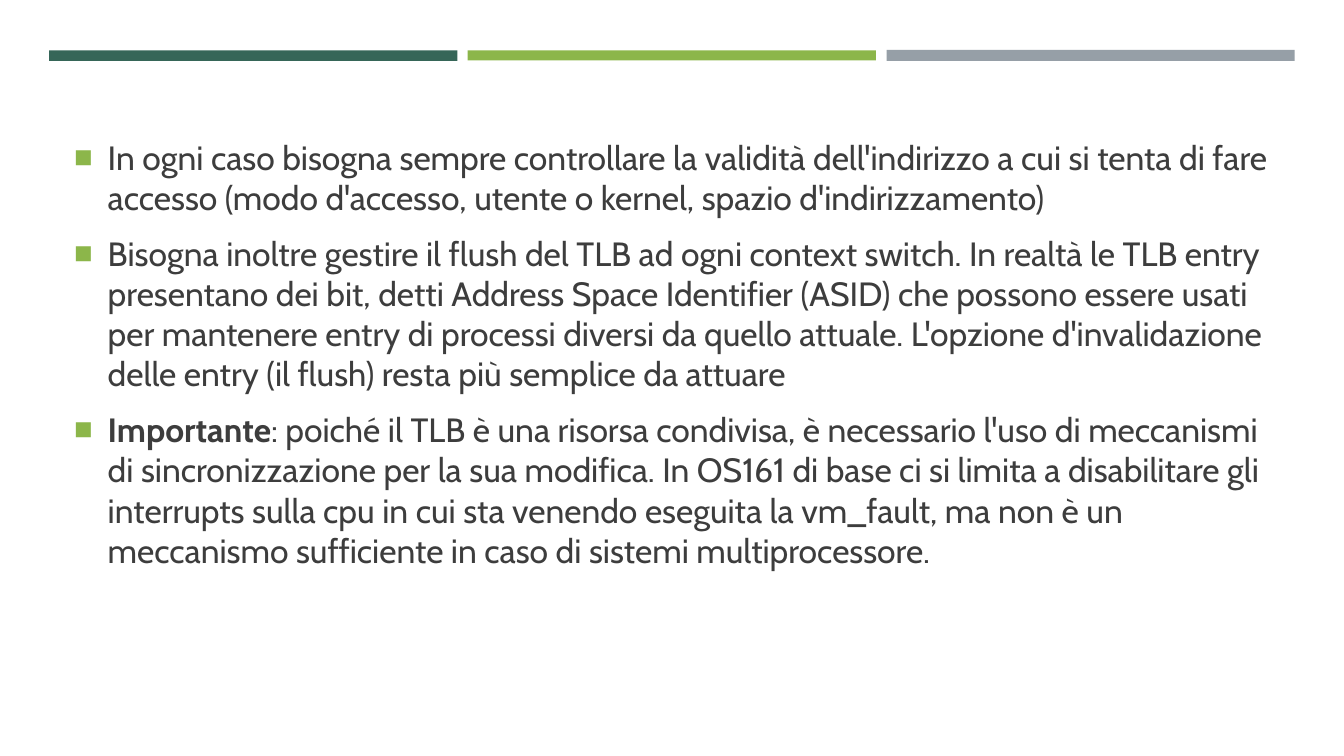
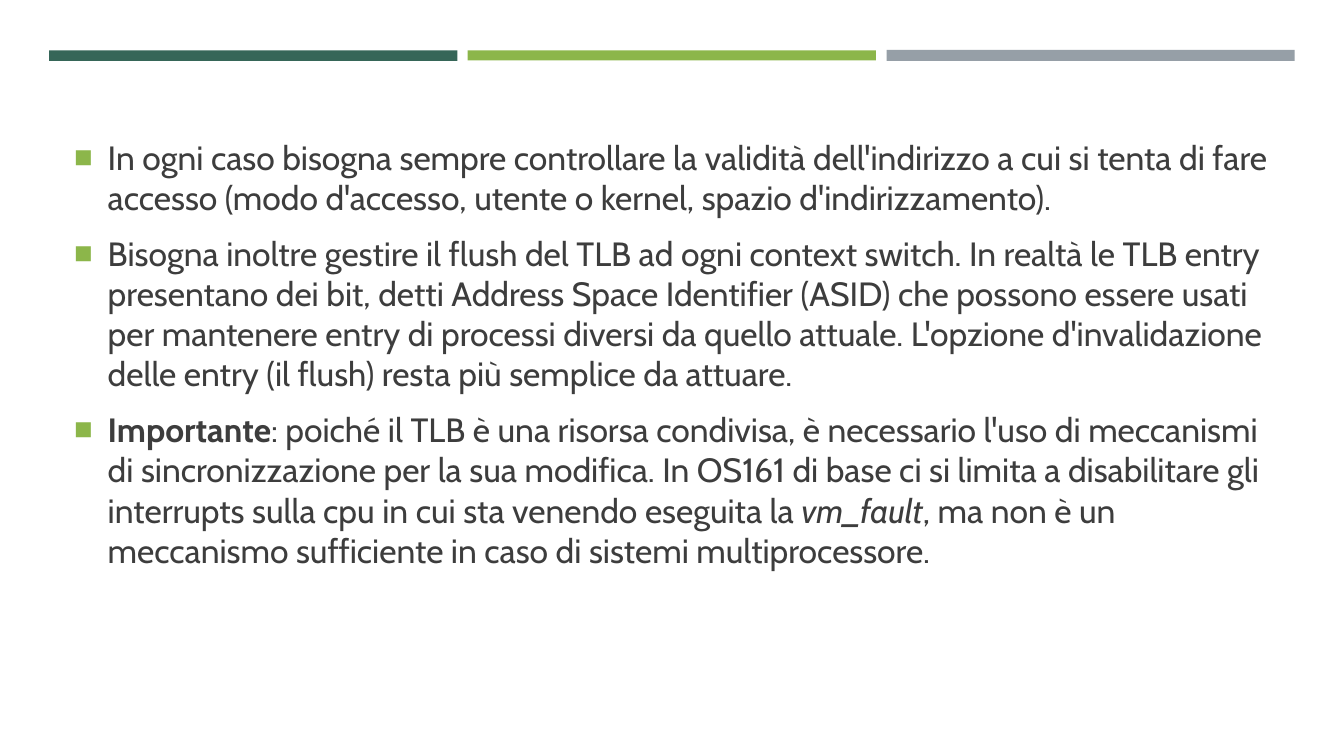
Before and after one commit to ProgrammazioneDiSistema2023-IA-ZZ/Group04, a slide deck: slide 44 of MentOS - Gestione Della Memoria.pptx. Drawn at 1344x756 pixels with LibreOffice and Linux fonts; fonts in the diff are those of the drawing. Boxes give left, top, right and bottom in pixels: in the first picture for what was removed or moved away, otherwise in the second. Text is boxed around its words. In the diff, an @@ line names an element or a change of style, - is before the commit and + after.

```diff
--- a/MentOS - Gestione Della Memoria.pptx
+++ b/MentOS - Gestione Della Memoria.pptx
@@ text at [108,145,1267,394]: text changed @@
-■ In ogni caso bisogna sempre controllare la validità dell'indirizzo a cui si tenta di fare accesso (modo d'accesso, utente o kernel, spazio d'indirizzamento)
-■ Bisogna inoltre gestire il flush del TLB ad ogni context switch. In realtà le TLB entry presentano dei bit, detti Address Space Identifier (ASID) che possono essere usati per mantenere entry di processi diversi da quello attuale. L'opzione d'invalidazione delle entry (il flush) resta più semplice da attuare
+■ In ogni caso bisogna sempre controllare la validità dell'indirizzo a cui si tenta di fare accesso (modo d'accesso, utente o kernel, spazio d'indirizzamento).
+■ Bisogna inoltre gestire il flush del TLB ad ogni context switch. In realtà le TLB entry presentano dei bit, detti Address Space Identifier (ASID) che possono essere usati per mantenere entry di processi diversi da quello attuale. L'opzione d'invalidazione delle entry (il flush) resta più semplice da attuare.
@@ text at [108,417,1259,571]: italic on in "vm_fault," @@
```
Also in this commit, not shown: 32 other slides changed, 9 other files.
